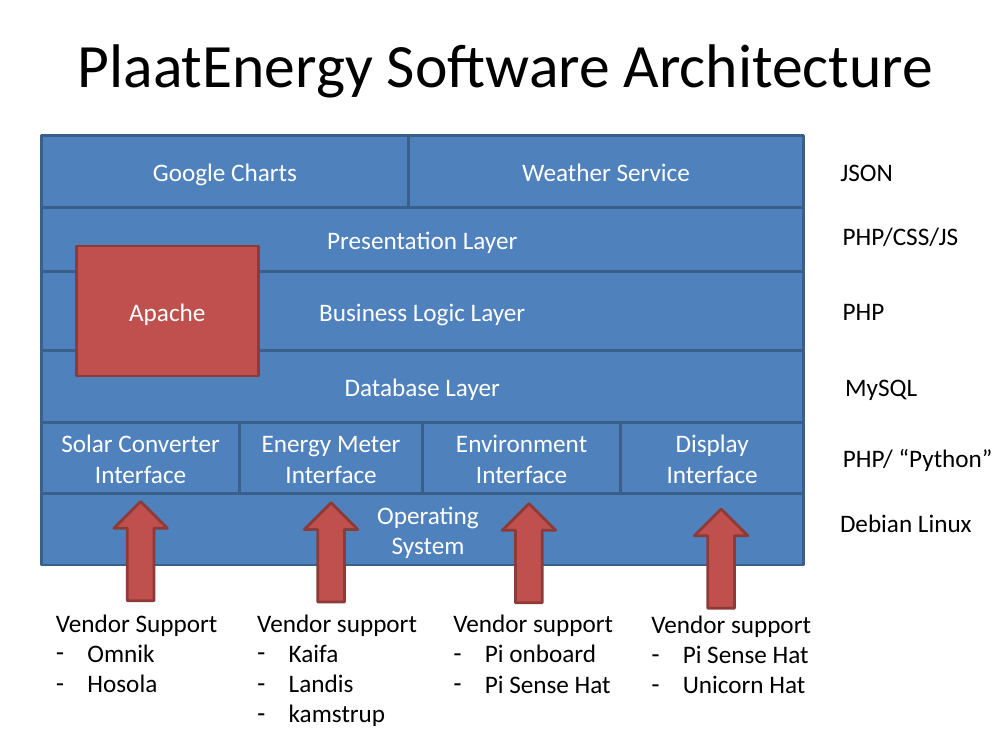
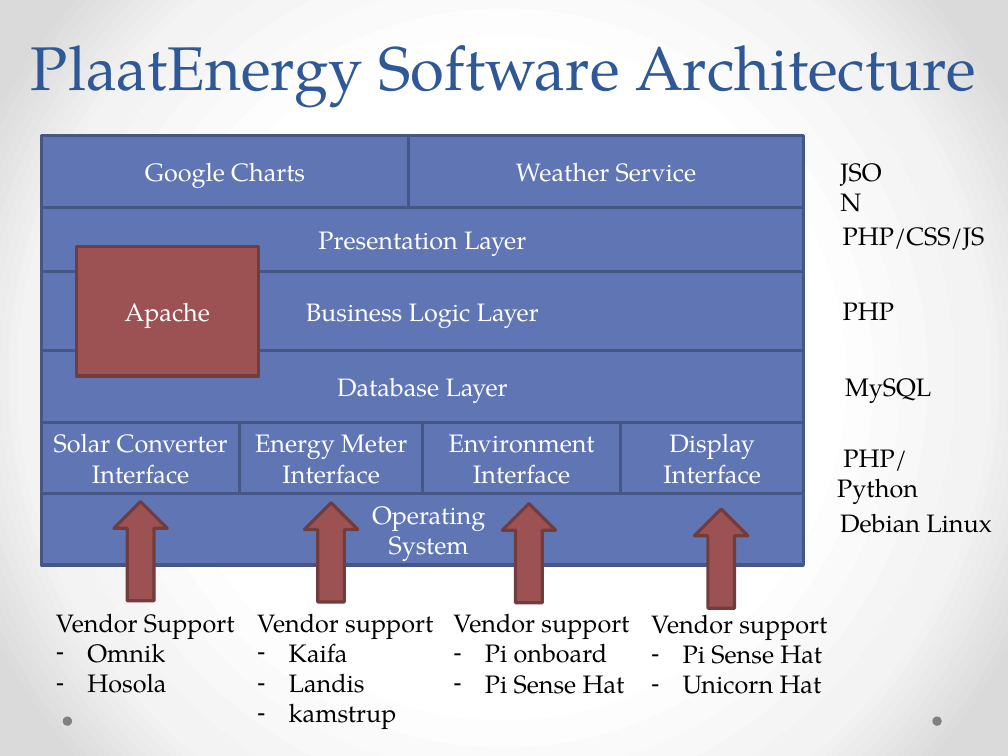
Before and after one commit to plaatsoft/plaatenergy, a slide deck: slide 9 of doc/ppt/PlaatEnergy Design.pptx. Drawn at 1008x756 pixels with LibreOffice and Linux fonts; fonts in the diff are those of the drawing. Boxes give left, top, right and bottom in pixels: in the first picture for what was removed or moved away, otherwise in the second. Text is boxed around its words. In the diff, an @@ line names an element or a change of style, - is before the commit and + after.

```diff
--- a/doc/ppt/PlaatEnergy Design.pptx
+++ b/doc/ppt/PlaatEnergy Design.pptx
@@ background #FFFFFF to gradient #FFFFFF to #F4F4F4 to #DADADA @@
@@ title "PlaatEnergy Software Architecture": place and size @@
-title "PlaatEnergy Software Architecture" at box(78, 44, 933, 98)
+title "PlaatEnergy Software Architecture" at box(31, 45, 976, 108)
@@ title "PlaatEnergy Software Architecture" at box(31, 45, 976, 108): font Calibri to TeX Gyre Pagella, text colour #000000 to #2F5897; line spacing 1 to 58pt; vertical alignment middle to bottom @@
@@ font Calibri to TeX Gyre Pagella in 9 elements at box(831, 151, 904, 192), box(843, 302, 894, 320), box(845, 378, 931, 403), box(453, 614, 629, 694), box(257, 613, 433, 729), box(840, 514, 991, 533), box(651, 607, 827, 694), box(56, 613, 235, 693), box(843, 227, 985, 250) @@
@@ rectangle "Apache" at box(77, 246, 258, 376): font Calibri to TeX Gyre Pagella; fill #C0504D to #9C5252; outline #8E3B39 2 pt to #733D3D 2.25 pt @@
@@ text at box(837, 449, 918, 504): text changed; font Calibri to TeX Gyre Pagella @@
-PHP/ “Python”
+PHP/ Python
@@ font Calibri to TeX Gyre Pagella; fill #4F81BD to #6076B4; outline #3A5F8C 2 pt to #475785 2.25 pt in 10 elements at box(41, 422, 240, 494), box(240, 422, 422, 494), box(422, 422, 621, 494), box(621, 422, 803, 494), box(41, 351, 803, 422), box(41, 271, 803, 351), box(41, 208, 803, 271), box(41, 136, 408, 208), box(409, 136, 804, 208), box(41, 494, 803, 565) @@
@@ fill #C0504D to #9C5252; outline #8E3B39 2 pt to #733D3D 2.25 pt in 4 elements at box(113, 501, 167, 600), box(304, 502, 357, 601), box(694, 510, 747, 608), box(502, 503, 556, 602) @@
@@ ellipse added at box(62, 717, 72, 726), fill #808080 @@
@@ ellipse added at box(932, 717, 941, 726), fill #808080 @@
```
Also in this commit, not shown: 10 other slides changed, 10 slides added, 14 slides removed, 3 other files.
